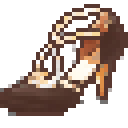
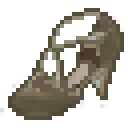
Layers edited between the first and the second (128, 128) image:
added layer "outline" (soft light, 60%) above "FancyShoesPale" over <box>0,8,124,120</box>
showed "FancyShoesPale", painted on it over <box>0,4,128,120</box>
hid "FancyShoesBrown", moved it above "FancyShoesBlack", painted on it over <box>0,4,128,120</box>
hid "FancyShoesBlack", moved it above "FancyShoesWhite", painted on it over <box>0,4,128,120</box>
